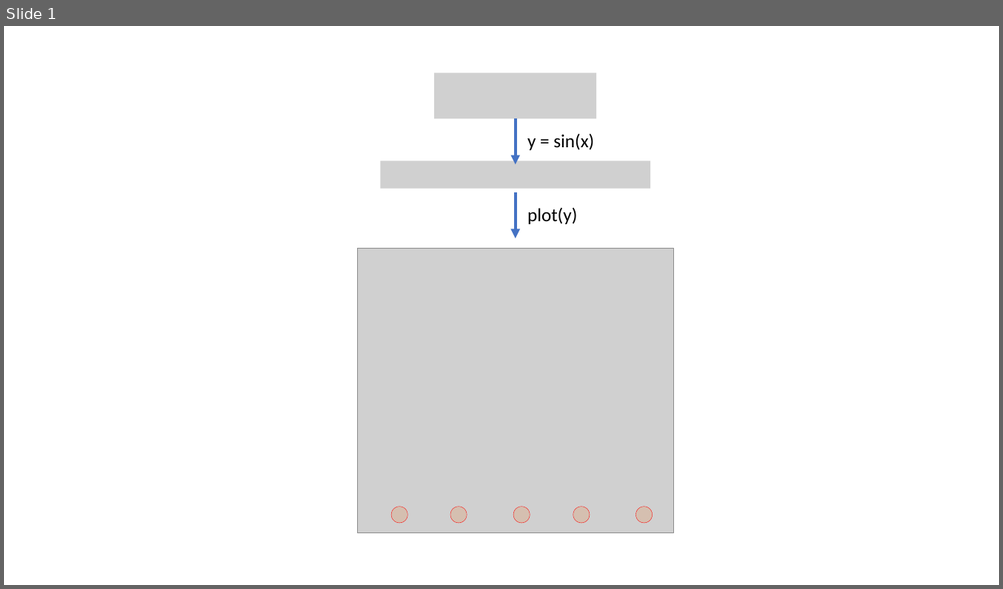
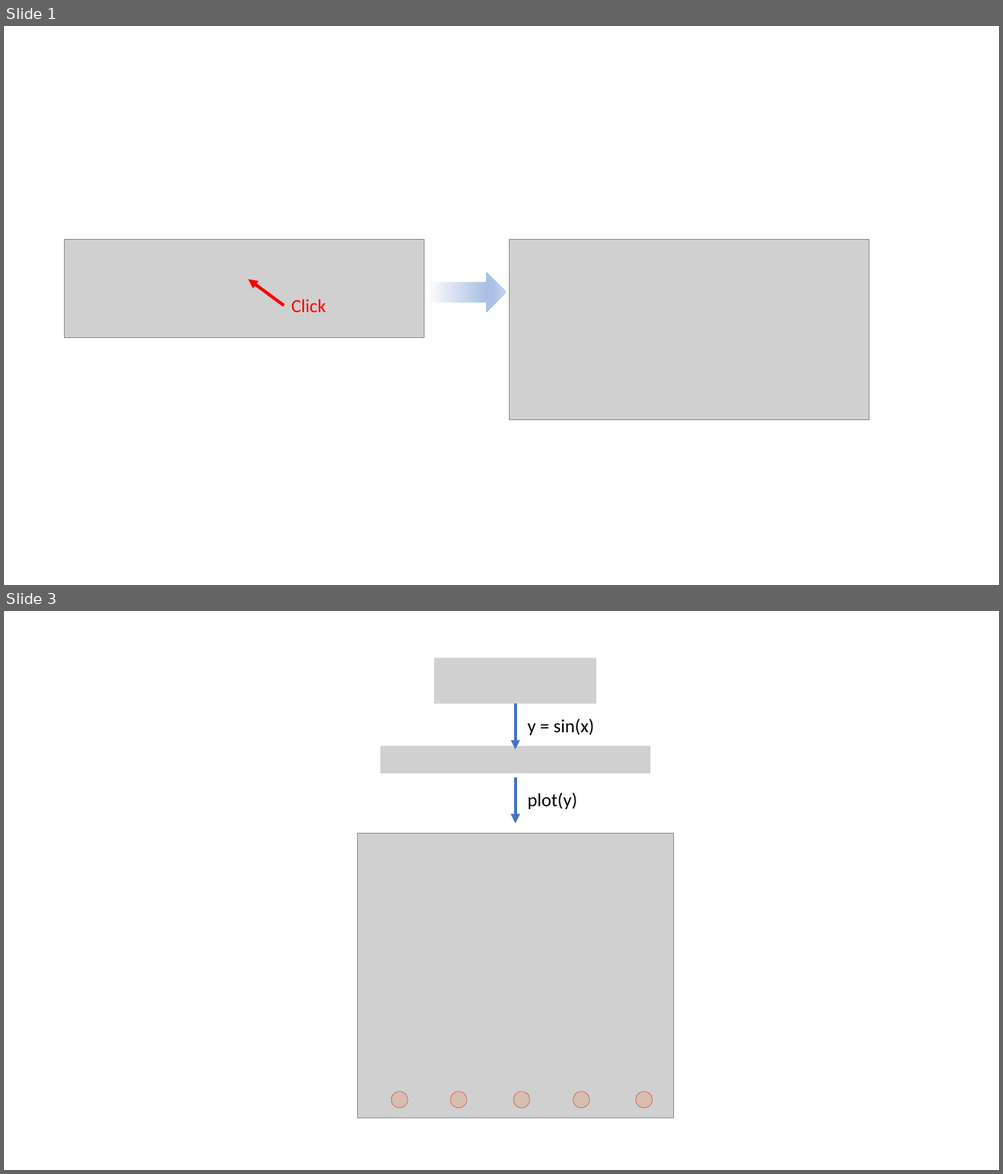
Before and after one commit to answeredbyablemind/answeredbyablemind.github.io, a slide deck: Wikidocs/pics/pics_2d_graphs.pptx. Shown one above the other, each under a label of ours: slide 1 before the commit, slides 1 and 3 after it; the slides between them are not shown. The pictures are 1003x589 and 1003x1174 pixels, drawn with LibreOffice and Linux fonts; fonts in the diff are those of the drawing; grey boxes stand for pictures. Boxes give left, top, right and bottom in pixels: in the first picture for what was removed or moved away, otherwise in the second. Text is boxed around its words. In the diff, an @@ line names an element or a change of style, - is before the commit and + after.

```diff
--- a/Wikidocs/pics/pics_2d_graphs.pptx
+++ b/Wikidocs/pics/pics_2d_graphs.pptx
@@ slide 1 added at <box>4,26,999,585</box>, background #FFFFFF @@
@@ picture added at <box>64,240,424,338</box> @@
@@ picture added at <box>509,240,869,420</box> @@
@@ arrow added from (284, 306) to (248, 280), #FF0000 3 pt @@
@@ right arrow added at <box>427,273,506,312</box>, fill gradient #FFFFFF to #ABC0E4 to #C7D5ED @@
@@ text added at <box>291,299,326,312</box>, 18 pt, text #FF0000 @@
+Click
@@ what was slide 1 is now slide 3 @@
```
Also in this commit, not shown: 1 other slide added, 1 other file.
